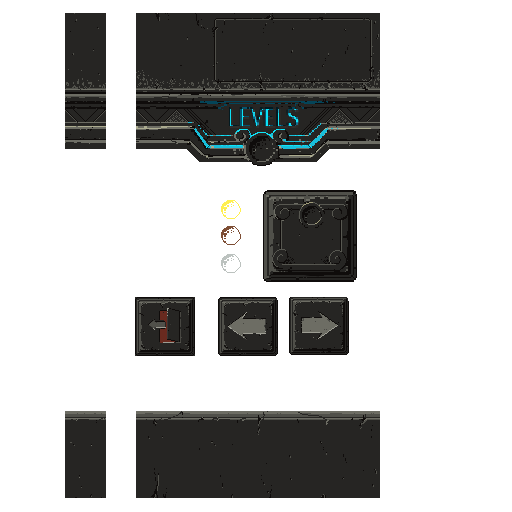
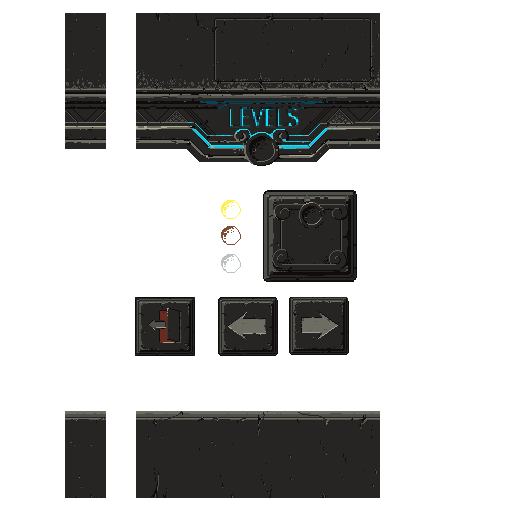
Revision of a layered w=512, h=512 image; what changed, layer by layer:
painted on "Layer 0" over [190, 123, 336, 165]
